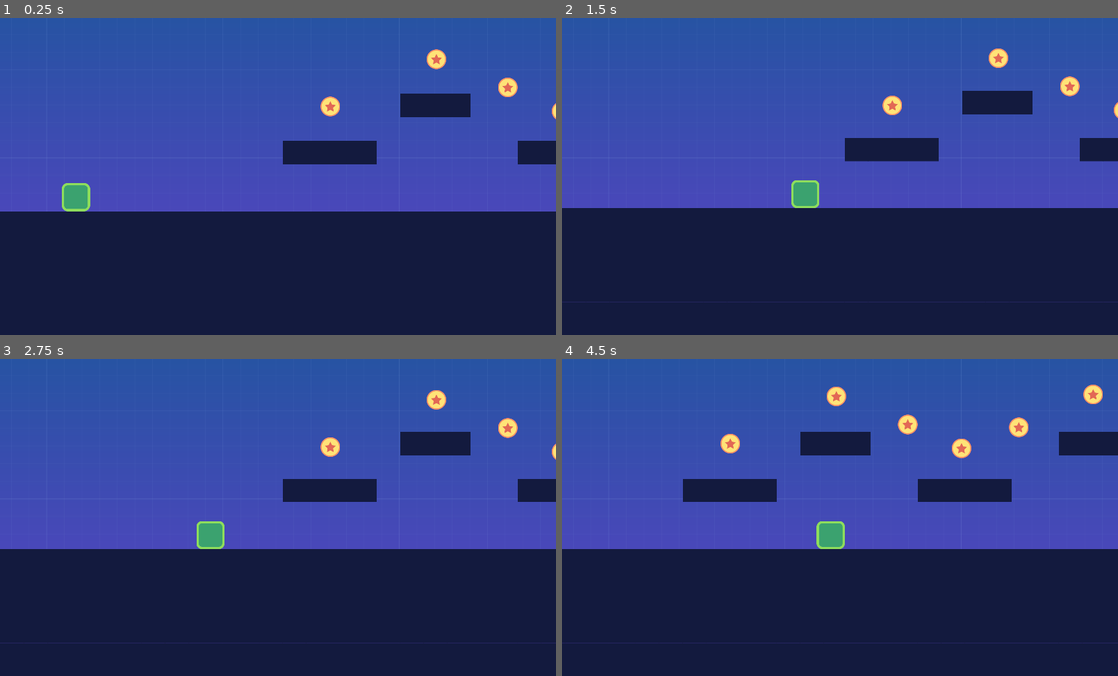
Above: before the commit, frames 1-4 (two rows, left to right).
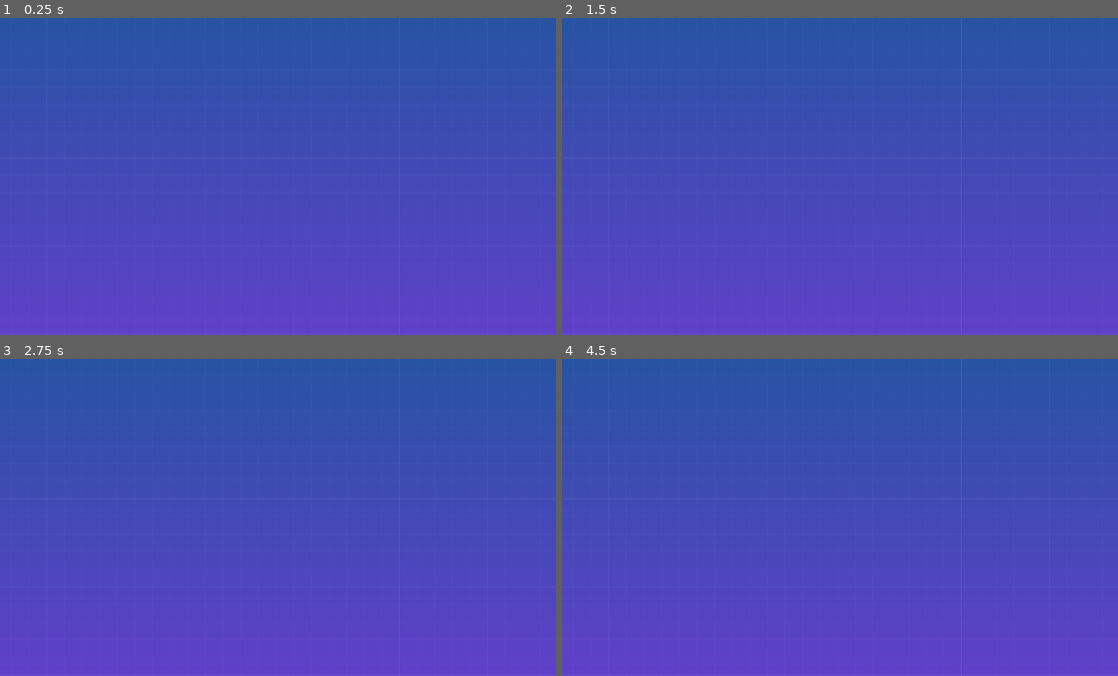
Above: after the commit, the same moments.

Repository: Shoter99/TutorialGodot
Game: Godot game, scene res://Levels/Level1.tscn
Two runs of this game, one before a commit and one after it. Both use one fixed random seed, a clock stepped at 60 frames per second and the inputs below. This scene is started directly instead of the project's main scene.
Inputs:
- Up to frame 1 (0.25 s): no input
- Up to frame 2 (1.5 s): hold D (move_right) from 0.53 s (still down); tap W (move_up) at 0.77 s
- Up to frame 3 (2.75 s): tap W (move_up) at 1.52 s; release D (move_right) at 2.03 s; hold A (move_left) from 2.03 s (still down)
- Up to frame 4 (4.5 s): release A (move_left) at 2.78 s; hold D (move_right) 2.78-4.28 s; tap W (move_up) at 3.02, 3.77 s; hold A (move_left) from 4.28 s (still down)

The runs differ from the first frame. In frame 1, 43% of the frame differs, in the area x 0-100%, y 9-100%; in frame 2, 44%; in frame 3, 44%; in frame 4, 46%, in the area x 0-100%, y 8-100%.

Commit message:
Added levels

Diff:
--- a/Levels/Level1.tscn
+++ b/Levels/Level1.tscn
@@ -1,7 +1,6 @@
-[gd_scene load_steps=12 format=2]
+[gd_scene load_steps=11 format=2]
 
 [ext_resource path="res://start-assets/tileset.png" type="Texture" id=1]
-[ext_resource path="res://Actors/Player.tscn" type="PackedScene" id=2]
 [ext_resource path="res://Levels/Level2.tscn" type="PackedScene" id=3]
 [ext_resource path="res://start-assets/background.png" type="Texture" id=4]
 [ext_resource path="res://Objects/Portal.tscn" type="PackedScene" id=5]
@@ -55,9 +54,6 @@
 
 [node name="LevelTemplate" type="Node2D"]
 position = Vector2( 0, 42 )
-
-[node name="Player" parent="." instance=ExtResource( 2 )]
-position = Vector2( 256, 1000 )
 
 [node name="TileMap" type="TileMap" parent="."]
 position = Vector2( 320, 160 )
@@ -122,5 +118,3 @@
 [node name="Portal" parent="." instance=ExtResource( 5 )]
 position = Vector2( 10033, 1115 )
 next_scene = ExtResource( 3 )
-
-[connection signal="body_entered" from="BottomBorder" to="Player" method="_on_BottomBorder_body_entered"]
Not shown, removed: .mono/metadata/ide_messaging_meta.txt
